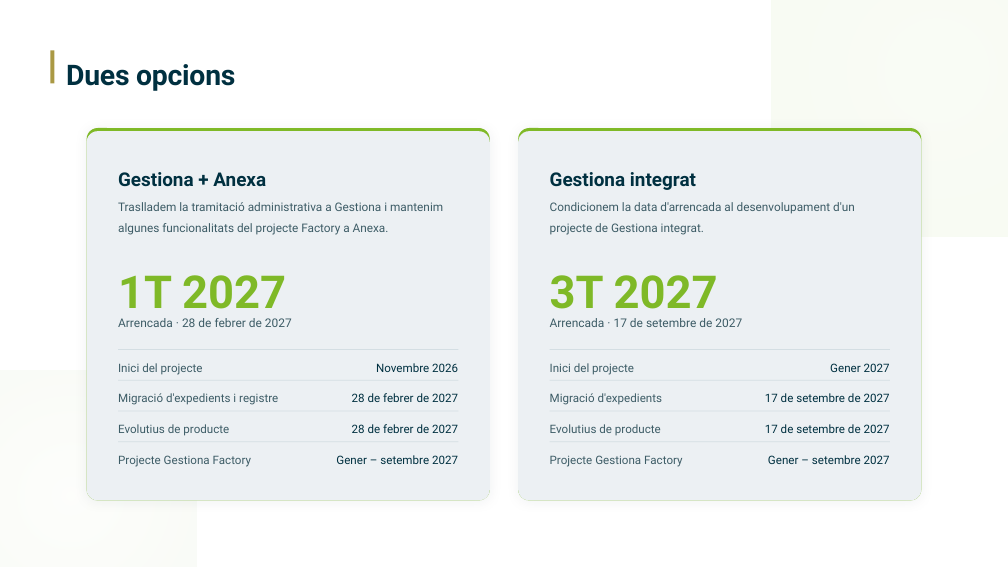
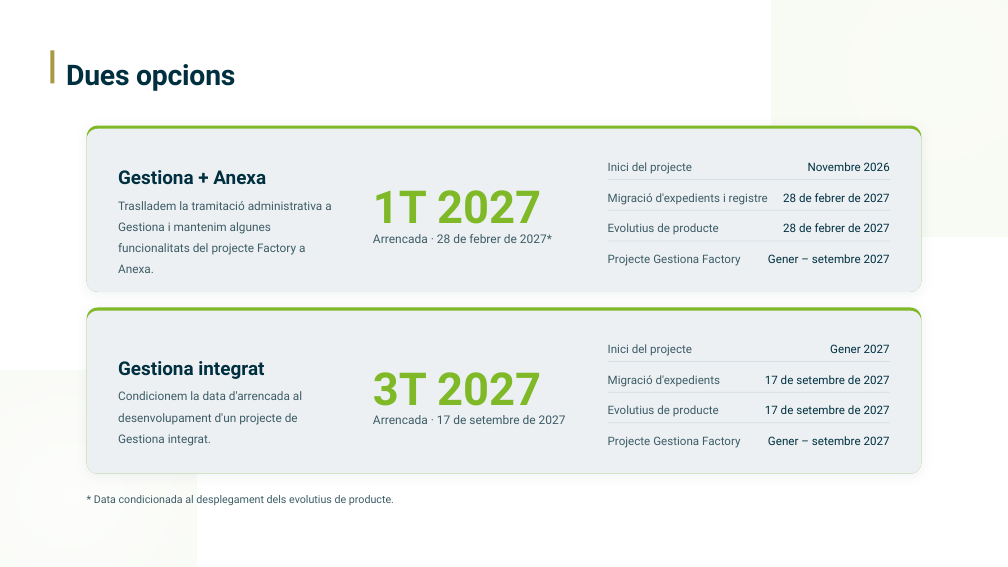
Before and after one commit to RicardoGestiona/presentaciones, a slide deck: slide 12 of apdcat-migracio/apdcat-migracio.pptx. Drawn at 1008x567 pixels with LibreOffice and Linux fonts; fonts in the diff are those of the drawing. Boxes give left, top, right and bottom in pixels: in the first picture for what was removed or moved away, otherwise in the second. Text is boxed around its words. In the diff, an @@ line names an element or a change of style, - is before the commit and + after.

```diff
--- a/apdcat-migracio/apdcat-migracio.pptx
+++ b/apdcat-migracio/apdcat-migracio.pptx
@@ rounded rectangle resized from (x1=87, y1=128, x2=490, y2=501) to (x1=87, y1=125, x2=921, y2=291) @@
@@ rounded rectangle at (x1=87, y1=125, x2=921, y2=291): proportions changed @@
@@ rounded rectangle at (x1=87, y1=129, x2=921, y2=292): proportions changed @@
@@ rounded rectangle resized from (x1=87, y1=131, x2=490, y2=500) to (x1=87, y1=129, x2=921, y2=292) @@
@@ rounded rectangle removed at (x1=518, y1=128, x2=921, y2=501) @@
@@ rounded rectangle removed at (x1=518, y1=131, x2=921, y2=500) @@
@@ text "1T 2027" rewrapped from (x1=118, y1=275, x2=286, y2=319) to (x1=373, y1=190, x2=541, y2=224) @@
@@ rectangle resized from (x1=118, y1=349, x2=458, y2=350) to (x1=608, y1=179, x2=890, y2=180) @@
@@ text "Traslladem la tramitació administrativa a ..." rewrapped from (x1=118, y1=202, x2=443, y2=235) to (x1=118, y1=201, x2=331, y2=255) @@
@@ text at (x1=373, y1=234, x2=552, y2=243): text changed @@
-Arrencada · 28 de febrer de 2027
+Arrencada · 28 de febrer de 2027*
@@ rectangle resized from (x1=118, y1=380, x2=458, y2=380) to (x1=608, y1=210, x2=890, y2=210) @@
@@ 4 texts moved together from (x1=118, y1=363, x2=278, y2=467) to (x1=608, y1=162, x2=768, y2=266) @@
@@ rectangle resized from (x1=118, y1=410, x2=458, y2=411) to (x1=608, y1=240, x2=890, y2=241) @@
@@ 4 texts moved together from (x1=336, y1=363, x2=458, y2=464) to (x1=768, y1=162, x2=890, y2=263) @@
@@ rounded rectangle added at (x1=87, y1=307, x2=921, y2=473), fill #7FB927 @@
@@ rounded rectangle added at (x1=87, y1=311, x2=921, y2=474), fill #ECF0F3 @@
@@ text "Gestiona integrat" moved from (x1=550, y1=172, x2=696, y2=190) to (x1=118, y1=361, x2=264, y2=379) @@
@@ text "Gener 2027" moved from (x1=830, y1=363, x2=890, y2=372) to (x1=830, y1=344, x2=890, y2=353) @@
@@ text "Condicionem la data d'arrencada al ..." rewrapped from (x1=550, y1=202, x2=855, y2=235) to (x1=118, y1=391, x2=302, y2=446) @@
@@ text "3T 2027" moved from (x1=550, y1=275, x2=718, y2=319) to (x1=373, y1=372, x2=541, y2=416) @@
@@ rectangle resized from (x1=549, y1=349, x2=890, y2=350) to (x1=608, y1=361, x2=890, y2=362) @@
@@ text at (x1=765, y1=375, x2=890, y2=384): text changed @@
-Gener – setembre 2027
+17 de setembre de 2027
@@ text "Arrencada · 17 de setembre ..." moved from (x1=550, y1=318, x2=742, y2=327) to (x1=373, y1=415, x2=566, y2=424) @@
@@ rectangle resized from (x1=549, y1=380, x2=890, y2=380) to (x1=608, y1=392, x2=890, y2=392) @@
@@ text "17 de setembre de 2027" moved from (x1=765, y1=393, x2=890, y2=402) to (x1=765, y1=405, x2=890, y2=414) @@
@@ rectangle removed at (x1=118, y1=441, x2=458, y2=442) @@
@@ rectangle removed at (x1=549, y1=441, x2=890, y2=442) @@
@@ rectangle resized from (x1=549, y1=410, x2=890, y2=411) to (x1=608, y1=422, x2=890, y2=423) @@
@@ 4 texts moved together from (x1=550, y1=363, x2=682, y2=467) to (x1=608, y1=344, x2=740, y2=448) @@
@@ text at (x1=768, y1=436, x2=890, y2=445): text changed @@
-17 de setembre de 2027
+Gener – setembre 2027
@@ text added at (x1=94, y1=495, x2=394, y2=505), 13.6 pt, text #3D5C66 @@
+* Data condicionada al desplegament dels evolutius de producte.
```
Also in this commit, not shown: 2 other files.
